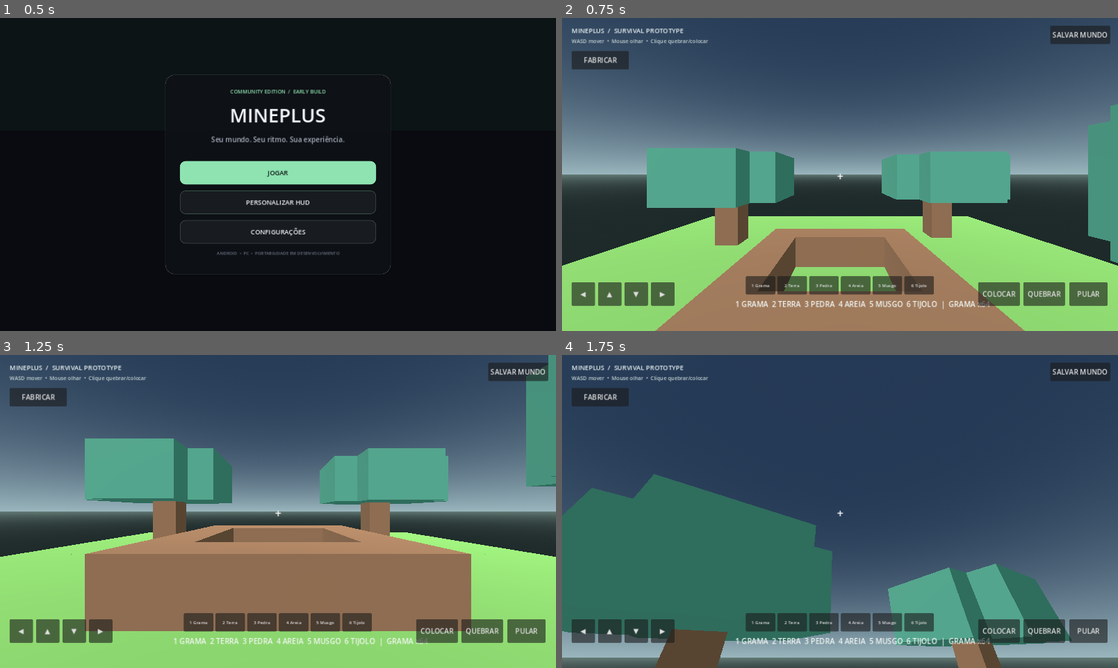
Above: before the commit, frames 1-4 (two rows, left to right).
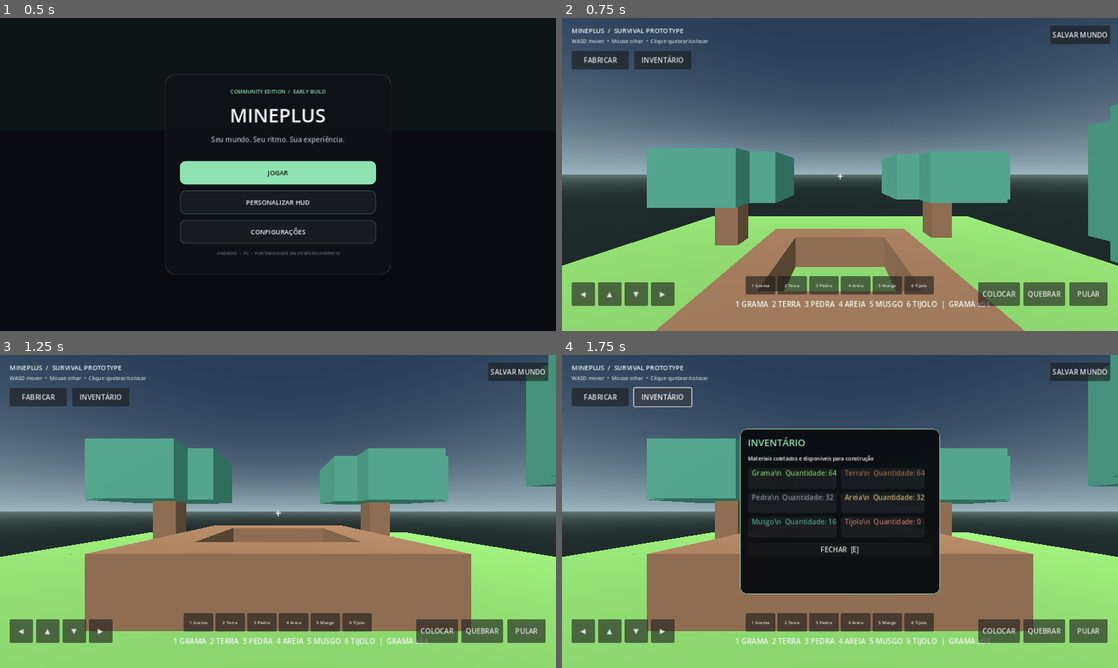
Above: after the commit, the same moments.

Repository: theolauria26-gif/MINEPLUS-PS4
Game: Godot game, scene res://scenes/main_menu.tscn
Two runs of this game, one before a commit and one after it. Both use one fixed random seed, a clock stepped at 60 frames per second and the inputs below.
Inputs (mouse positions are in pixels of both pictures, inside the frame that each line leads up to):
- Up to frame 1 (0.5 s): no input
- Up to frame 2 (0.75 s): click "JOGAR" at 0.5 s
- Up to frame 3 (1.25 s): no input
- Up to frame 4 (1.75 s): click (662, 395) at 1.25 s, where only the run after the commit has a clickable "INVENTÁRIO"

Frame 1 is identical in both runs. In frame 2, 0.6% of the frame differs, in the area x 13-24%, y 10-17%; in frame 3, 0.6%; in frame 4, 77%, in the area x 0-100%, y 0-100%.

Commit message:
Add visual inventory and persistent gameplay settings

Diff:
--- a/scripts/world.gd
+++ b/scripts/world.gd
@@ -16,8 +16,13 @@
 var status_label: Label
 var pitch := 0.0
 var touch_look_active := false
+var inventory_panel: PanelContainer
+var inventory_grid: GridContainer
+var look_sensitivity := 0.0025
+var configured_fov := 78.0
 
 func _ready() -> void:
+	_load_settings()
 	_setup_environment()
 	_generate_world()
 	_load_world()
@@ -116,7 +121,7 @@
 	camera = Camera3D.new()
 	camera.position.y = 1.55
 	camera.current = true
-	camera.fov = 78
+	camera.fov = configured_fov
 	player.add_child(camera)
 	add_child(player)
 
@@ -155,6 +160,8 @@
 	_add_hotbar_buttons(hud)
 	_add_save_button(hud)
 	_add_craft_button(hud)
+	_add_inventory_button(hud)
+	_create_inventory_panel(hud)
 
 func _add_touch_controls(hud: CanvasLayer) -> void:
 	var move_box := HBoxContainer.new()
@@ -209,6 +216,89 @@
 	selected_block = clampi(index, 0, BLOCK_NAMES.size() - 1)
 	_update_hotbar()
 
+func _add_inventory_button(hud: CanvasLayer) -> void:
+	var button := Button.new()
+	button.text = "INVENTÁRIO"
+	button.set_anchors_preset(Control.PRESET_TOP_LEFT)
+	button.position = Vector2(166, 76)
+	button.custom_minimum_size = Vector2(132, 42)
+	button.pressed.connect(_toggle_inventory)
+	hud.add_child(button)
+
+func _create_inventory_panel(hud: CanvasLayer) -> void:
+	inventory_panel = PanelContainer.new()
+	inventory_panel.set_anchors_preset(Control.PRESET_CENTER)
+	inventory_panel.position = Vector2(-230, -190)
+	inventory_panel.size = Vector2(460, 380)
+	inventory_panel.visible = false
+	var style := StyleBoxFlat.new()
+	style.bg_color = Color(0.035, 0.045, 0.06, 0.96)
+	style.border_color = Color("#8ee3b1")
+	style.set_border_width_all(1)
+	style.set_corner_radius_all(16)
+	style.content_margin_left = 18
+	style.content_margin_right = 18
+	style.content_margin_top = 16
+	style.content_margin_bottom = 16
+	inventory_panel.add_theme_stylebox_override("panel", style)
+	var stack := VBoxContainer.new()
+	stack.add_theme_constant_override("separation", 12)
+	inventory_panel.add_child(stack)
+	var heading := Label.new()
+	heading.text = "INVENTÁRIO"
+	heading.add_theme_font_size_override("font_size", 22)
+	heading.add_theme_color_override("font_color", Color("#8ee3b1"))
+	stack.add_child(heading)
+	var hint := Label.new()
+	hint.text = "Materiais coletados e disponíveis para construção"
+	hint.add_theme_font_size_override("font_size", 12)
+	stack.add_child(hint)
+	inventory_grid = GridContainer.new()
+	inventory_grid.columns = 2
+	inventory_grid.add_theme_constant_override("h_separation", 10)
+	inventory_grid.add_theme_constant_override("v_separation", 8)
+	stack.add_child(inventory_grid)
+	var close := Button.new()
+	close.text = "FECHAR  [E]"
+	close.pressed.connect(_toggle_inventory)
+	stack.add_child(close)
+	hud.add_child(inventory_panel)
+	_refresh_inventory()
+
+func _toggle_inventory() -> void:
+	if inventory_panel == null:
+		return
+	inventory_panel.visible = not inventory_panel.visible
+	if inventory_panel.visible:
+		_refresh_inventory()
+		Input.mouse_mode = Input.MOUSE_MODE_VISIBLE
+	elif not OS.has_feature("mobile"):
+		Input.mouse_mode = Input.MOUSE_MODE_CAPTURED
+
+func _refresh_inventory() -> void:
+	if inventory_grid == null:
+		return
+	for child in inventory_grid.get_children():
+		child.queue_free()
+	for i in range(BLOCK_NAMES.size()):
+		var item := PanelContainer.new()
+		var item_style := StyleBoxFlat.new()
+		item_style.bg_color = Color(1, 1, 1, 0.055)
+		item_style.set_corner_radius_all(9)
+		item.add_theme_stylebox_override("panel", item_style)
+		var label := Label.new()
+		label.text = "  %s\\n  Quantidade: %d" % [BLOCK_NAMES[i], block_counts[i]]
+		label.custom_minimum_size = Vector2(185, 48)
+		label.add_theme_color_override("font_color", BLOCK_COLORS[i])
+		item.add_child(label)
+		inventory_grid.add_child(item)
+
+func _load_settings() -> void:
+	var config := ConfigFile.new()
+	if config.load("user://mineplus_settings.cfg") == OK:
+		look_sensitivity = clampf(float(config.get_value("controls", "sensitivity", 0.0025)), 0.0008, 0.008)
+		configured_fov = clampf(float(config.get_value("graphics", "fov", 78.0)), 60.0, 100.0)
+
 func _add_save_button(hud: CanvasLayer) -> void:
 	var save_button := Button.new()
 	save_button.text = "SALVAR MUNDO"
@@ -327,6 +417,8 @@
 	elif event is InputEventKey and event.pressed:
 		if event.keycode == KEY_ESCAPE:
 			Input.mouse_mode = Input.MOUSE_MODE_VISIBLE
+		elif event.keycode == KEY_E:
+			_toggle_inventory()
 		elif event.keycode >= KEY_1 and event.keycode <= KEY_6:
 			_select_block(event.keycode - KEY_1)
 		elif event.keycode == KEY_SPACE:
@@ -336,8 +428,8 @@
 			_interact(false)
 
 func _rotate_view(relative: Vector2) -> void:
-	player.rotate_y(-relative.x * 0.0025)
-	pitch = clampf(pitch - relative.y * 0.0025, -1.45, 1.45)
+	player.rotate_y(-relative.x * look_sensitivity)
+	pitch = clampf(pitch - relative.y * look_sensitivity, -1.45, 1.45)
 	camera.rotation.x = pitch
 
 func _interact(place: bool) -> void:
@@ -365,6 +457,7 @@
 			block_counts[block_type] += 1
 			_remove_block(cell)
 			_update_hotbar()
+			_refresh_inventory()
 
 func _notification(what: int) -> void:
 	if what == NOTIFICATION_WM_CLOSE_REQUEST:
